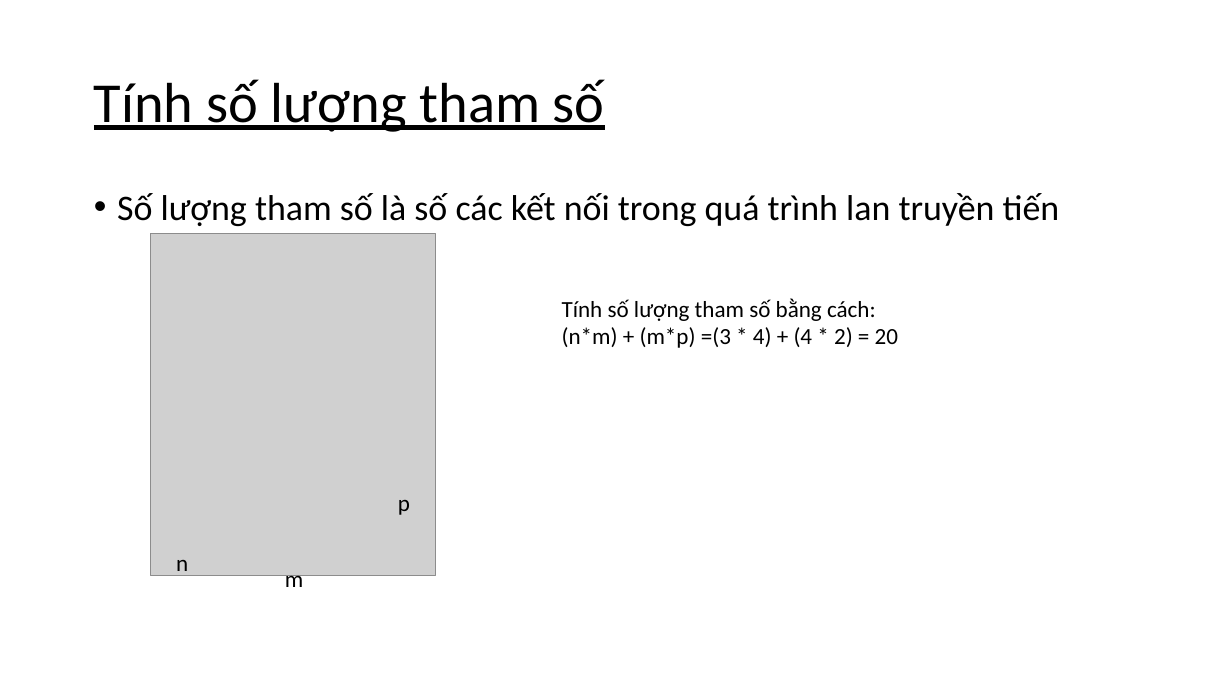
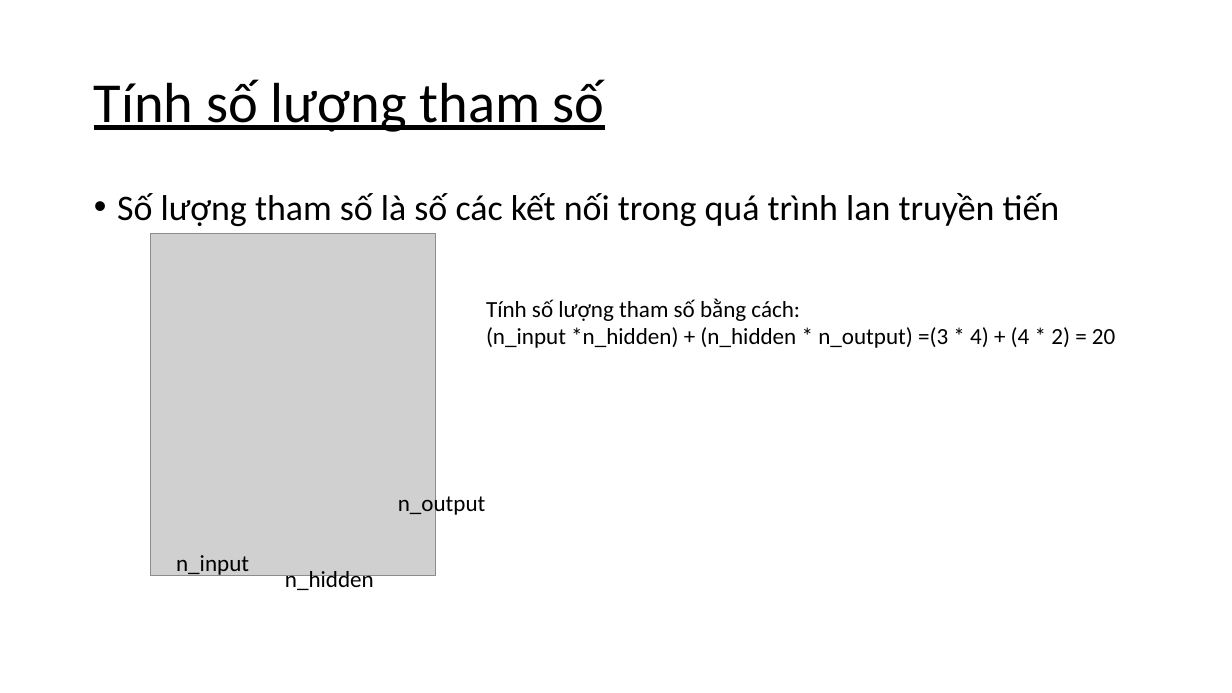
Before and after one commit to PhamTruongUit/Age-prediction, a slide deck: slide 13 of presentation.pptx (slide 12 before the commit). Drawn at 1232x693 pixels with LibreOffice and Linux fonts; fonts in the diff are those of the drawing; grey boxes stand for pictures. Boxes give left, top, right and bottom in pixels: in the first picture for what was removed or moved away, otherwise in the second. Text is boxed around its words. In the diff, an @@ line names an element or a change of style, - is before the commit and + after.

```diff
--- a/presentation.pptx
+++ b/presentation.pptx
@@ text "Tính số lượng tham số ...": place and size @@
-text "Tính số lượng tham số ..." at [562,298,898,348]
+text "Tính số lượng tham số ..." at [486,298,1115,348]
@@ text at [486,327,1115,348]: text changed @@
-(n*m) + (m*p) =(3 * 4) + (4 * 2) = 20
+(n_input *n_hidden) + (n_hidden * n_output) =(3 * 4) + (4 * 2) = 20
@@ text at [398,492,486,518]: text changed @@
-p
+n_output
@@ text at [176,555,249,578]: text changed @@
-n
+n_input
@@ text at [285,571,374,593]: text changed @@
-m
+n_hidden
```
Also in this commit, not shown: 4 other slides changed, 3 slides added, 1 slide removed.
